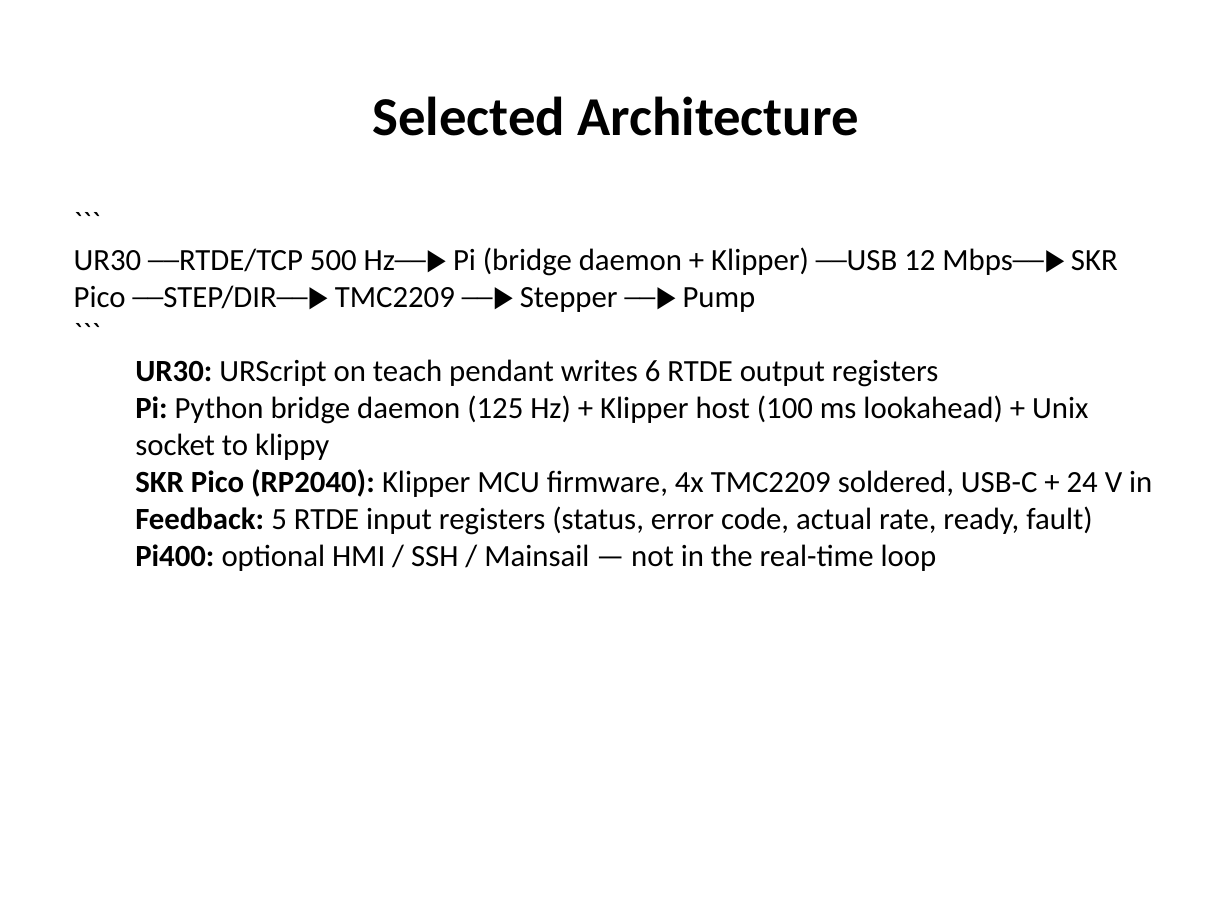
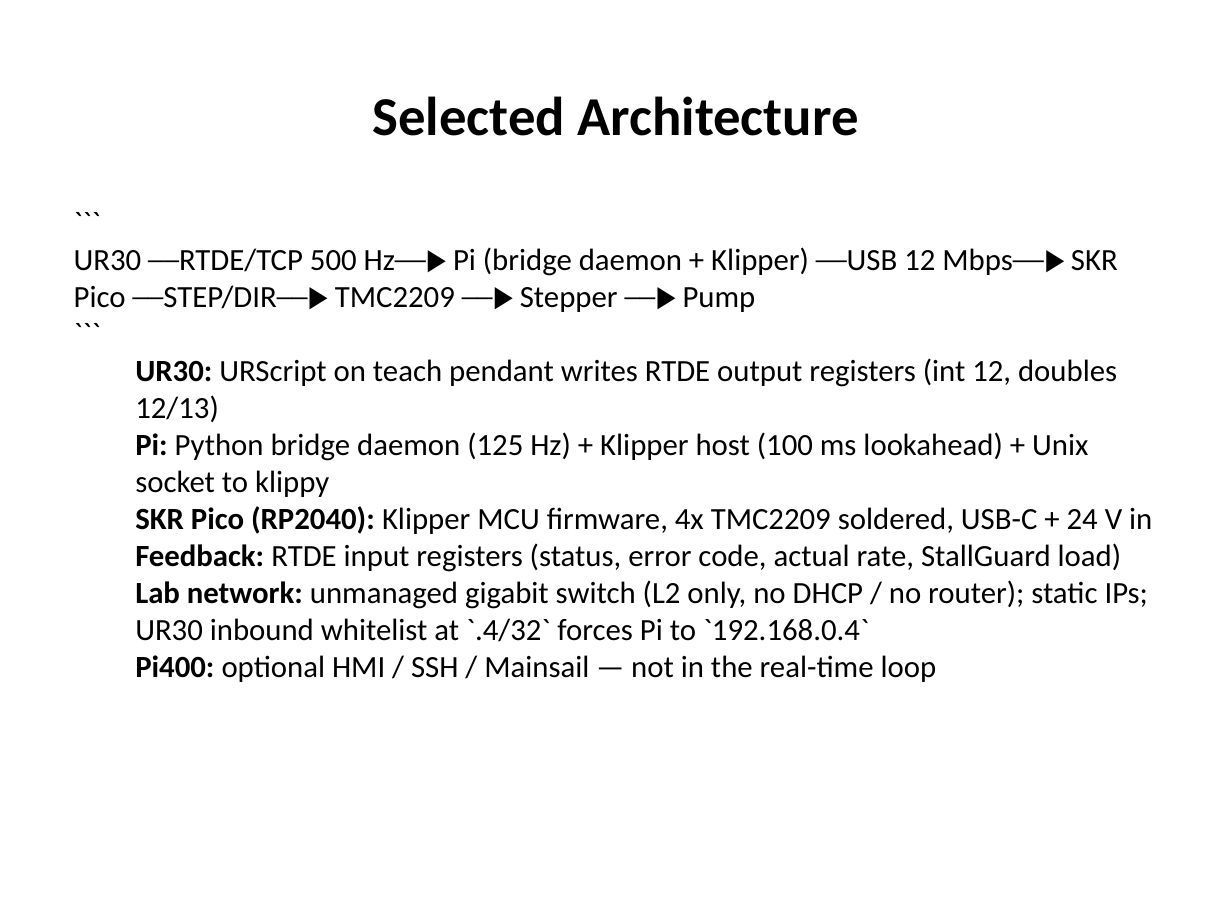
Before and after one commit to wrbell/W26-Cobot-Axis, a slide deck: slide 7 of reports/turn-in/presentation/presentation.pptx. Drawn at 1232x924 pixels with LibreOffice and Linux fonts; fonts in the diff are those of the drawing. Boxes give left, top, right and bottom in pixels: in the first picture for what was removed or moved away, otherwise in the second. Text is boxed around its words. In the diff, an @@ line names an element or a change of style, - is before the commit and + after.

```diff
--- a/reports/turn-in/presentation/presentation.pptx
+++ b/reports/turn-in/presentation/presentation.pptx
@@ text at bbox=[135, 358, 1117, 422]: text changed @@
-  UR30: URScript on teach pendant writes 6 RTDE output registers
+  UR30: URScript on teach pendant writes RTDE output registers (int 12, doubles 12/13)
@@ text at bbox=[135, 543, 1148, 642]: text changed @@
-  Feedback: 5 RTDE input registers (status, error code, actual rate, ready, fault)
+  Feedback: RTDE input registers (status, error code, actual rate, StallGuard load)
+  Lab network: unmanaged gigabit switch (L2 only, no DHCP / no router); static IPs; UR30 inbound whitelist at `.4/32` forces Pi to `192.168.0.4`
```
Also in this commit, not shown: 3 other slides changed, 10 other files.
